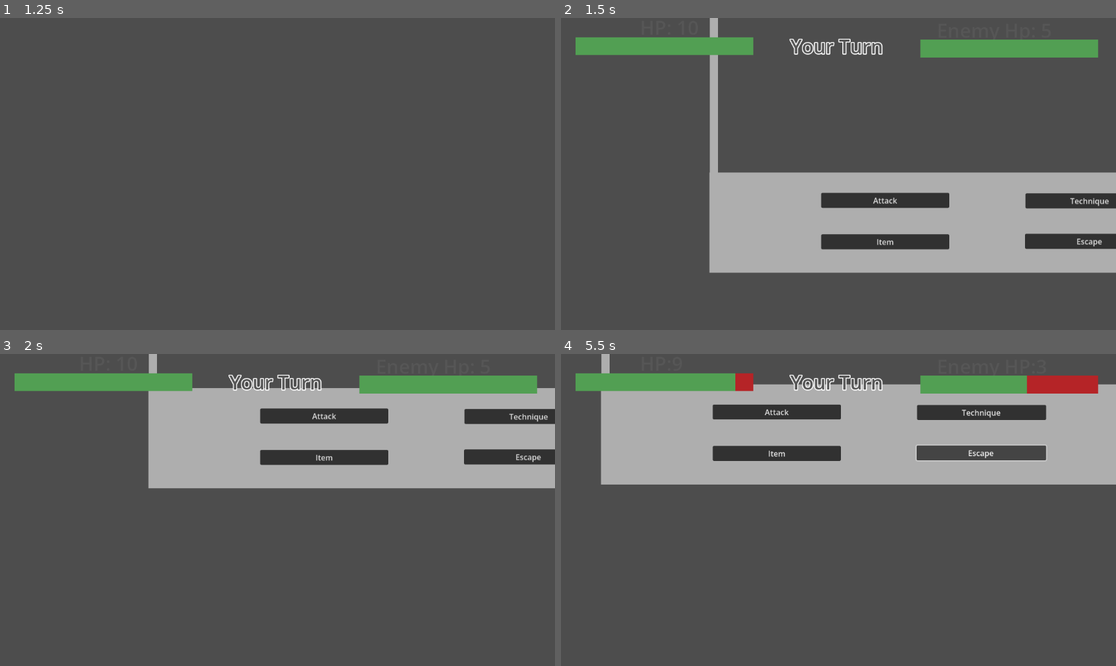
Above: before the commit, frames 1-4 (two rows, left to right).
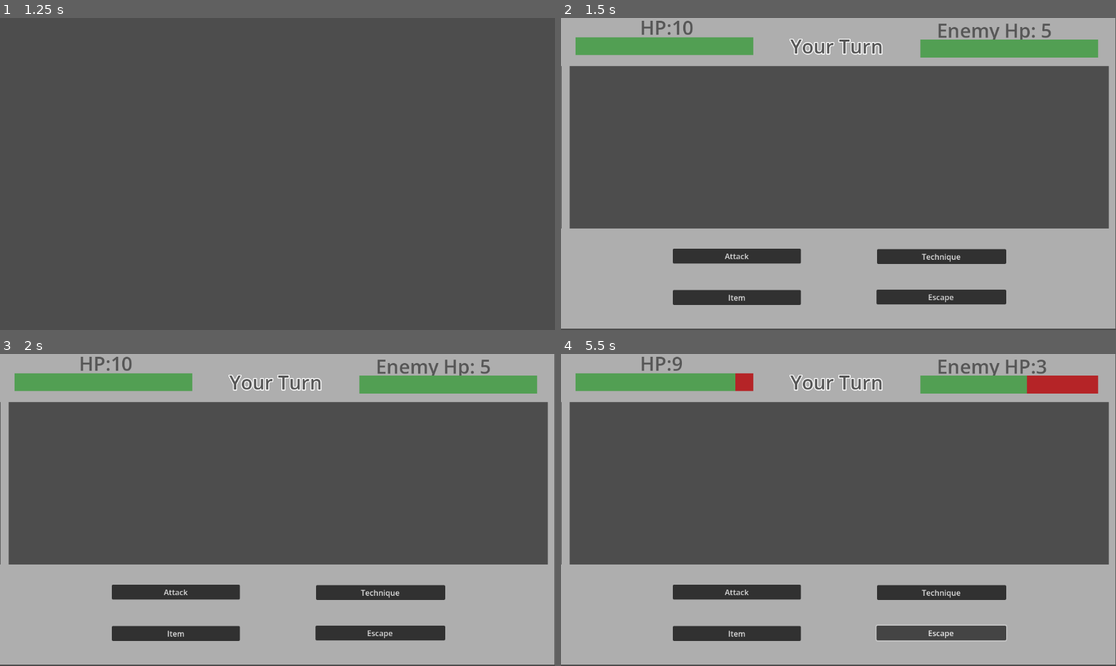
Above: after the commit, the same moments.

Repository: harrilo-boop/Final-design
Game: Godot game, scene res://scenes/main.tscn
The game is run twice, just before and just after one commit, with the same random seed, the same clock (stepped at 60 frames per second) and the same inputs.
Inputs:
- Up to frame 1 (1.25 s): tap Enter at 0.5 s; hold D (ui_right) from 0.53 s (still down)
- Up to frame 2 (1.5 s): tap Space at 1.25 s; release D (ui_right) at 1.28 s; hold S (ui_down) from 1.28 s (still down)
- Up to frame 3 (2 s): keep holding S (ui_down)
- Up to frame 4 (5.5 s): release S (ui_down) at 2 s; click "Attack" at 2 s; click "Technique" at 2.75 s; click "Item" at 3.5 s; click "Escape" at 4.25 s; tap Enter at 5 s; hold D (ui_right) from 5.03 s (still down)

Frame 1 is identical in both runs. In frame 2, 51% of the frame differs, in the area x 0-100%, y 0-100%; in frame 3, 61%; in frame 4, 63%.

Commit message:
data update
Let the data updated when battle is finished(e.g. hp change in battle scene) while return and enter a battle scene again the hp is loss from previous battle

Diff:
--- a/final-project/scenes/In_battle.tscn
+++ b/final-project/scenes/In_battle.tscn
@@ -1,7 +1,6 @@
 [gd_scene format=3 uid="uid://c2llhgubrrgix"]
 
 [ext_resource type="Script" uid="uid://crscq0jn3a2rj" path="res://script/battle.gd" id="1_acoj8"]
-[ext_resource type="PackedScene" uid="uid://cg7dhxiq2vh30" path="res://scenes/player.tscn" id="2_a7cga"]
 
 [sub_resource type="LabelSettings" id="LabelSettings_vqpje"]
 font_size = 40
@@ -28,9 +27,6 @@
 enemy_bar = NodePath("Stats_UI/Enemyhp")
 attack_button = NodePath("Control/ATK_button/VBoxContainer/Attack")
 technique_button = NodePath("Control/TECH_button/VBoxContainer/TECH_button")
-
-[node name="player" parent="." unique_id=88700311 instance=ExtResource("2_a7cga")]
-position = Vector2(268, 348)
 
 [node name="Demo1" type="ColorRect" parent="." unique_id=1242858733]
 offset_top = 437.0
--- /dev/null
+++ b/final-project/scenes/attack.gd
@@ -0,0 +1 @@
+extends Node2D
--- a/final-project/script/battle.gd
+++ b/final-project/script/battle.gd
@@ -4,8 +4,8 @@
 var player_turn:bool = true
 var enemy_turn:bool = false
 var update_stats:bool = false
-var player_hp:int = 10
-var max_hp:int = 10
+var player_hp:int = 1
+var max_hp:int = 1
 var weapon_attack:int = 2
 var armour_defend:int = 1
 var enemy_hp: int = 5
@@ -14,6 +14,7 @@
 var enemy_defend:int = 0
 var total_damage_attack:int = 0
 var total_enemy_attack:int = 0
+
 
 @export var turn_label: Label
 @export var hp_ui: Label
@@ -26,8 +27,8 @@
 
 # Called when the node enters the scene tree for the first time.
 func _ready() -> void:
-	Global.player_hp = player_hp #connect the autoload data to battle
-	Global.max_player_hp = max_hp
+	player_hp = Global.player_hp #connect the autoload data to battle
+	max_hp = Global.max_player_hp
 	Global.weapon_attack = weapon_attack
 	Global.armour_defend = armour_defend
 	Global.enemy_hp = enemy_hp
@@ -38,6 +39,7 @@
 	player_bar.value = player_hp
 	enemy_bar.max_value = max_enemy_hp
 	enemy_bar.value = enemy_hp
+	hp_ui.text = "HP:" + str(player_hp)
 
 
 
@@ -73,6 +75,5 @@
 		battle_end()
 
 func battle_end() -> void:
-	Global.player_hp = player_hp
-	Global.max_player_hp = player_hp
+	Global.battle_update(total_damage_attack)
 	get_tree().call_deferred("change_scene_to_file", "res://scenes/battle_end.tscn")
--- a/final-project/script/battle_end.gd
+++ b/final-project/script/battle_end.gd
@@ -6,6 +6,5 @@
 
 #TO DO LIST
 #FIX THE POSITION RETURN WHEN PLAYER ENTER BATTLE
-#MAKE THE DATA(AUTOLOAD) UPDATE WHEN ENTER BATTLE
 #FIND THE PROCESS MODE USE IN TRADE AND ALL SETTINGS
 #POSITION = UPDATE_DATA -> PROCESS MODE -> TECH / ITEM --------> ESCAPE
--- a/final-project/script/global.gd
+++ b/final-project/script/global.gd
@@ -9,7 +9,7 @@
 
 var current_level:int = 0
 var player_xp:int = 0
-var player_position: Vector2 = Vector2.ZERO
+var last_position: Vector2 = Vector2.ZERO
 
 var weapon_attack:int = 1
 var armour_defend:int = 1
@@ -19,3 +19,6 @@
 
 var enemy_attack:int = 1
 var enemy_defend:int = 0
+
+func battle_update(total_enemy_attack: int) -> void:
+	player_hp = player_hp - total_enemy_attack
--- a/final-project/script/player.gd
+++ b/final-project/script/player.gd
@@ -7,7 +7,7 @@
 var return_from_battle:bool = true
 var last_direction: Vector2 = Vector2.RIGHT
 var hitbox_offset: Vector2
-var player_position: Vector2 = Vector2(0,0)
+var last_position: Vector2 = Vector2(0,0)
 
 @export var pivot: Marker2D
 @export var sword_area: Area2D
@@ -18,8 +18,6 @@
 	sword_area.monitoring = false
 	sword_collision.disabled = true
 	hitbox_offset = sword_area.position
-	player_position = Global.player_position
-	Global.player_position = player_position
 
 func _process(delta: float) -> void:
 	move_player()
Not shown, added: final-project/scenes/attack.gd.uid
